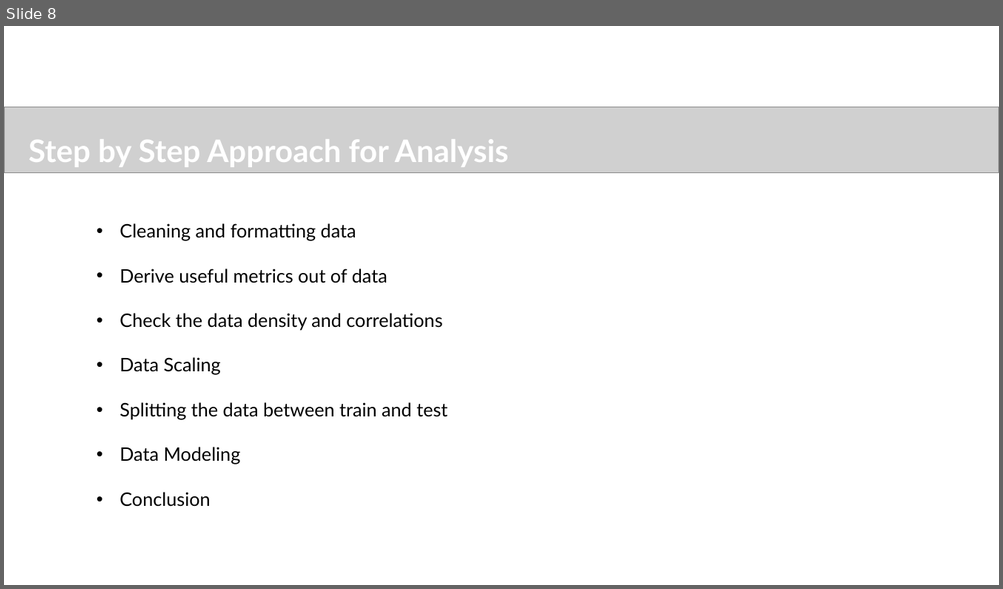
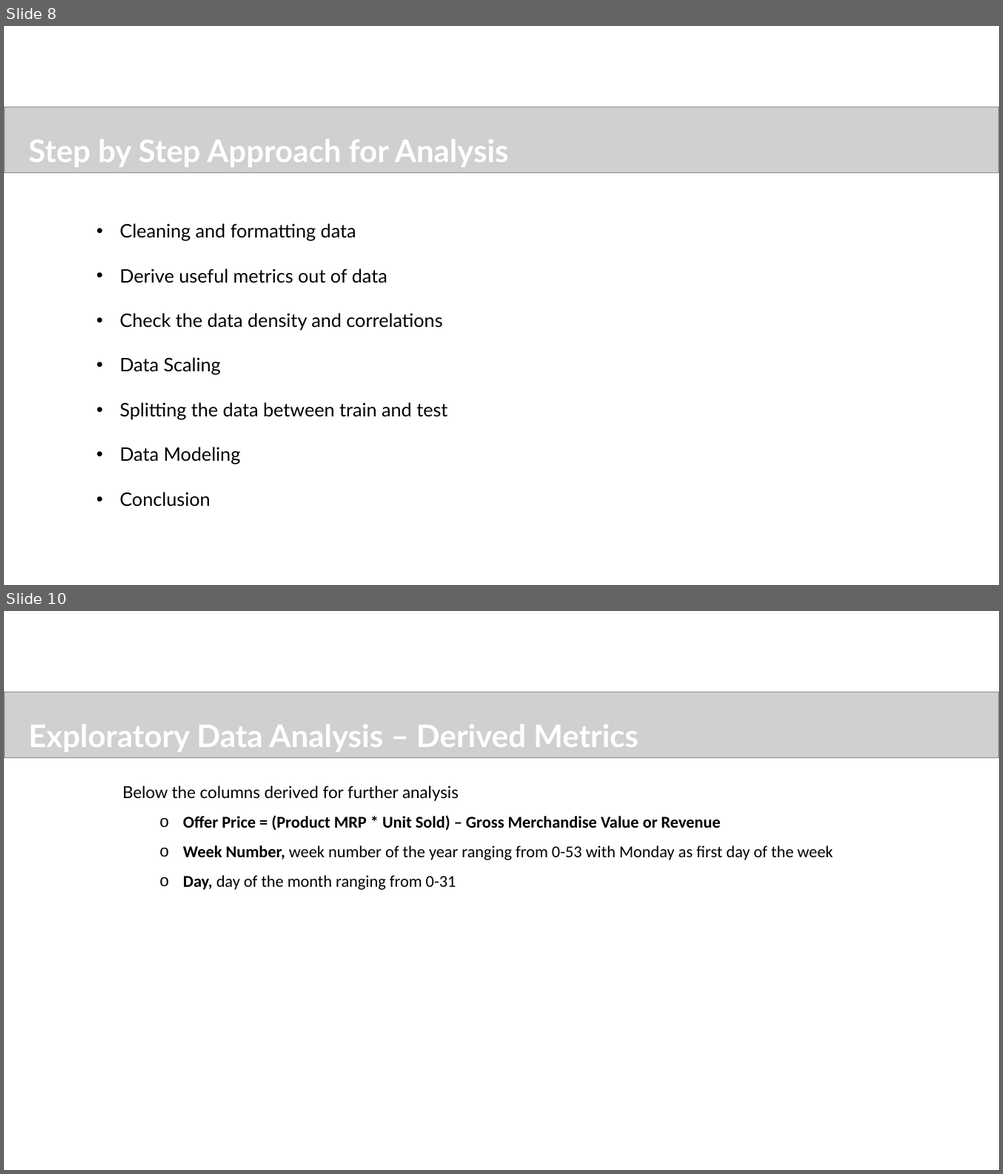
Before and after one commit to sureshballa/data-science-projects, a slide deck: Capstone Project/Ecommerce_Capstone_Project.pptx. Shown one above the other, each under a label of ours: slide 8 before the commit, slides 8 and 10 after it; the slides between them are not shown. The pictures are 1003x589 and 1003x1174 pixels, drawn with LibreOffice and Linux fonts; fonts in the diff are those of the drawing; grey boxes stand for pictures; background and template pictures are left out. Boxes give left, top, right and bottom in pixels: in the first picture for what was removed or moved away, otherwise in the second. Text is boxed around its words. In the diff, an @@ line names an element or a change of style, - is before the commit and + after.

```diff
--- a/Capstone Project/Ecommerce_Capstone_Project.pptx
+++ b/Capstone Project/Ecommerce_Capstone_Project.pptx
@@ slide 10 added at (x1=4, y1=611, x2=999, y2=1170), background #FFFFFF @@
@@ picture added at (x1=4, y1=692, x2=999, y2=758) @@
@@ text added at (x1=28, y1=724, x2=638, y2=752), 30 pt, text #FFFFFF, bold @@
+Exploratory Data Analysis – Derived Metrics
@@ text added at (x1=122, y1=786, x2=833, y2=890), 16 pt, text #000000 @@
+  Below the columns derived for further analysis
+    o Offer Price = (Product MRP * Unit Sold) – Gross Merchandise Value or Revenue
+    o Week Number, week number of the year ranging from 0-53 with Monday as first day of the week
+    o Day, day of the month ranging from 0-31
```
Also in this commit, not shown: 4 slides changed, 7 other slides added, 1 slide removed.
